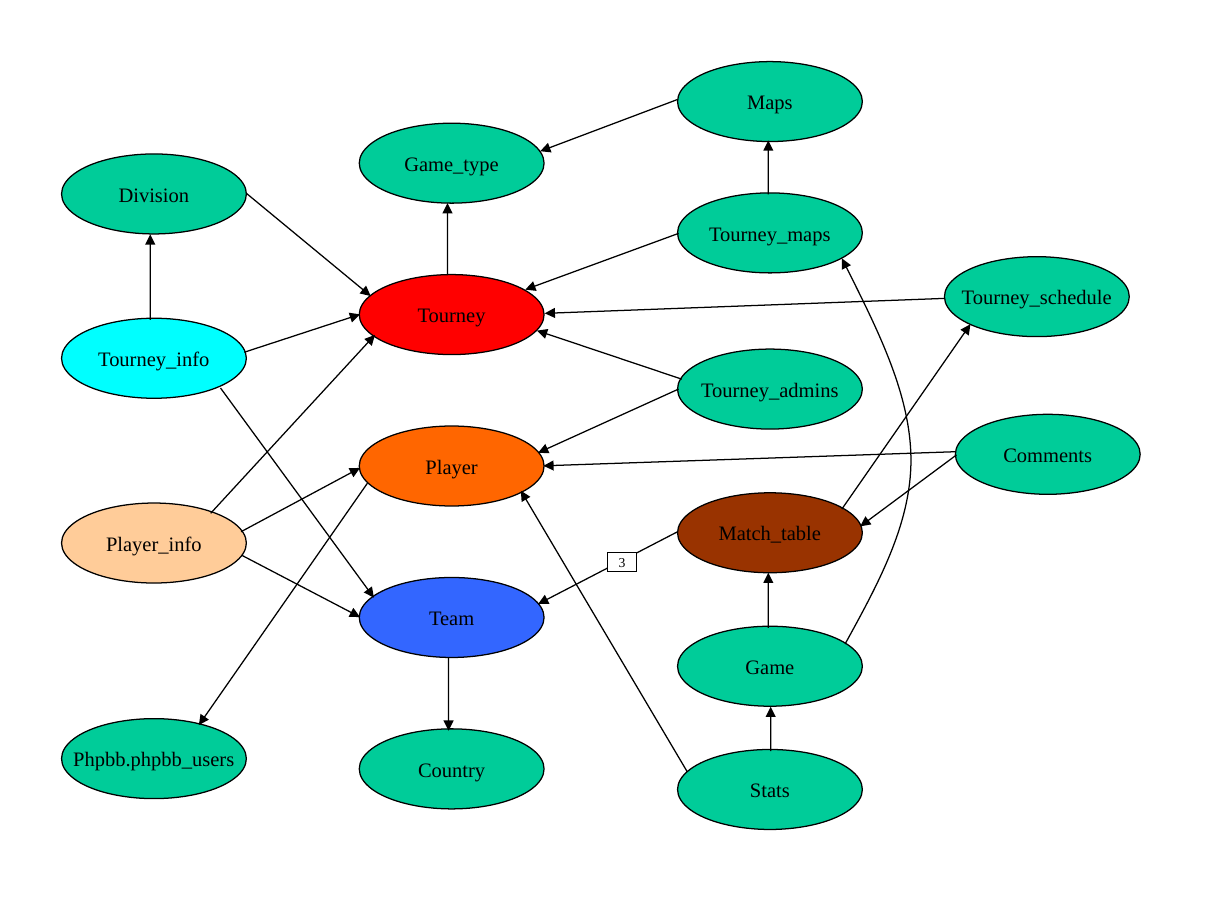
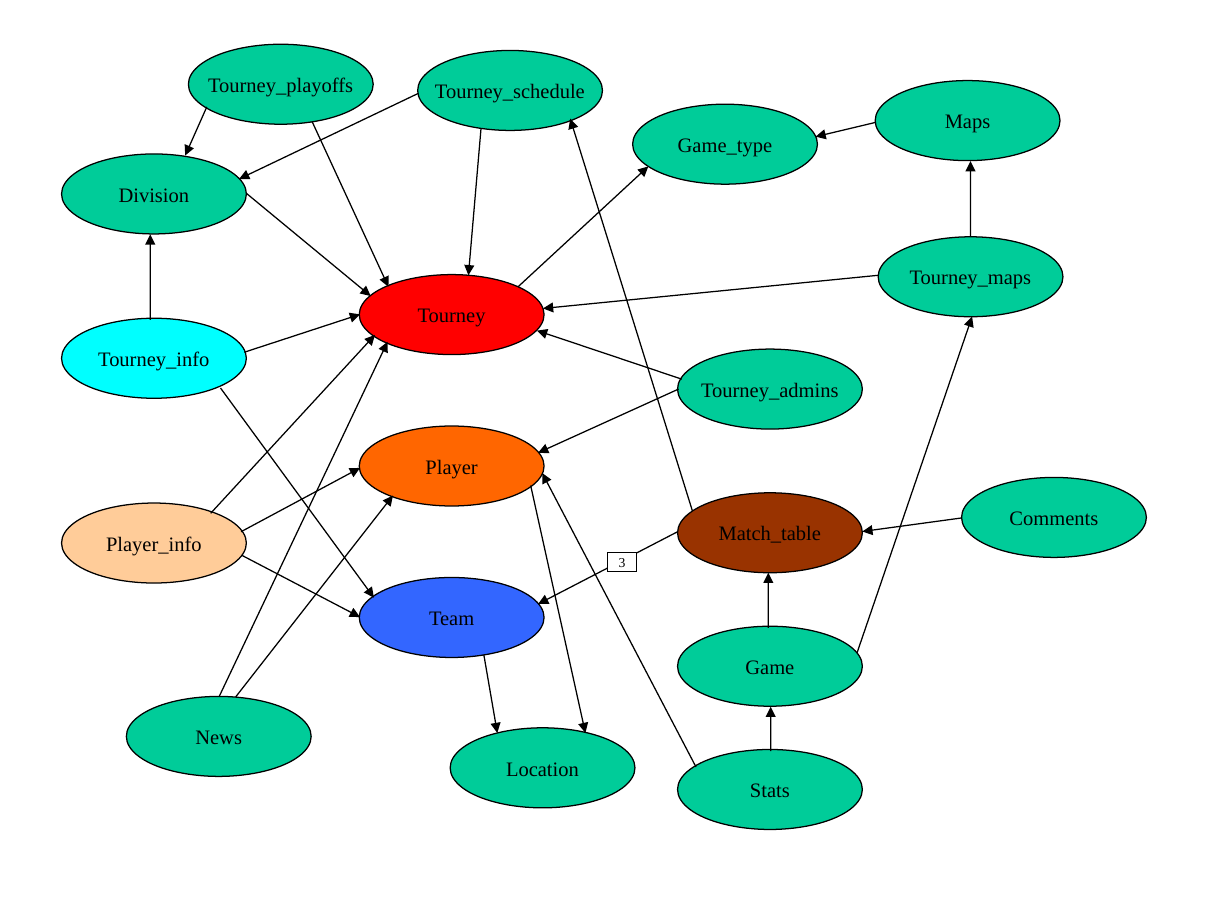
Before and after one commit to agrondalski/qwus, a slide deck: slide 1 of TournamentSystem/docs/tourney.ppt. Drawn at 1232x924 pixels with LibreOffice and Linux fonts; fonts in the diff are those of the drawing. Boxes give left, top, right and bottom in pixels: in the first picture for what was removed or moved away, otherwise in the second. Text is boxed around its words. In the diff, an @@ line names an element or a change of style, - is before the commit and + after.

Commit message:
update

```diff
--- a/TournamentSystem/docs/tourney.ppt
+++ b/TournamentSystem/docs/tourney.ppt
@@ ellipse added at bbox=[188, 44, 373, 124], fill #00CC99, outline #000000 0.74 pt, 12 pt, text #000000 @@
+Tourney_playoffs
@@ ellipse "Tourney_schedule": place and size @@
-ellipse "Tourney_schedule" at bbox=[945, 256, 1130, 336]
+ellipse "Tourney_schedule" at bbox=[418, 51, 602, 131]
@@ ellipse "Maps": place and size @@
-ellipse "Maps" at bbox=[678, 62, 862, 142]
+ellipse "Maps" at bbox=[875, 80, 1060, 160]
@@ arrow added from (207, 107) to (185, 155), #000000 0.74 pt @@
@@ arrow added from (418, 94) to (239, 179), #000000 0.74 pt @@
@@ arrow removed from (678, 100) to (541, 152) @@
@@ arrow added from (692, 511) to (570, 118), #000000 0.74 pt @@
@@ ellipse "Game_type": place and size @@
-ellipse "Game_type" at bbox=[360, 123, 545, 203]
+ellipse "Game_type" at bbox=[633, 105, 818, 185]
@@ arrow added from (312, 122) to (388, 287), #000000 0.74 pt @@
@@ arrow moved from (447, 275) - (447, 203) to (480, 128) - (468, 275) @@
@@ arrow added from (876, 122) to (816, 137), #000000 0.74 pt @@
@@ arrow moved from (679, 233) - (525, 290) to (517, 287) - (648, 166) @@
@@ arrow moved from (769, 195) - (769, 140) to (971, 237) - (971, 161) @@
@@ ellipse "Tourney_maps": place and size @@
-ellipse "Tourney_maps" at bbox=[678, 193, 862, 274]
+ellipse "Tourney_maps" at bbox=[878, 237, 1063, 317]
@@ freeform shape removed at bbox=[841, 259, 910, 644] @@
@@ arrow moved from (945, 298) - (545, 313) to (878, 275) - (543, 308) @@
@@ arrow moved from (841, 509) - (971, 324) to (857, 653) - (972, 317) @@
@@ arrow added from (219, 696) to (388, 341), #000000 0.74 pt @@
@@ arrow moved from (687, 771) - (521, 490) to (696, 768) - (542, 473) @@
@@ arrow removed from (955, 452) to (543, 466) @@
@@ ellipse "Comments": place and size @@
-ellipse "Comments" at bbox=[956, 414, 1141, 494]
+ellipse "Comments" at bbox=[962, 478, 1147, 558]
@@ arrow moved from (367, 483) - (198, 726) to (235, 697) - (393, 495) @@
@@ arrow added from (531, 485) to (585, 733), #000000 0.74 pt @@
@@ arrow moved from (956, 455) - (860, 526) to (961, 517) - (862, 531) @@
@@ arrow moved from (448, 657) - (448, 731) to (484, 654) - (498, 733) @@
@@ ellipse removed at bbox=[62, 718, 246, 798] @@
-Phpbb.phpbb_users
@@ ellipse added at bbox=[127, 696, 312, 776], fill #00CC99, outline #000000 0.74 pt, 12 pt, text #000000 @@
+News
@@ ellipse removed at bbox=[360, 729, 545, 809] @@
-Country
@@ ellipse added at bbox=[450, 728, 634, 808], fill #00CC99, outline #000000 0.74 pt, 12 pt, text #000000 @@
+Location
```
Also in this commit, not shown: 6 slides removed.
